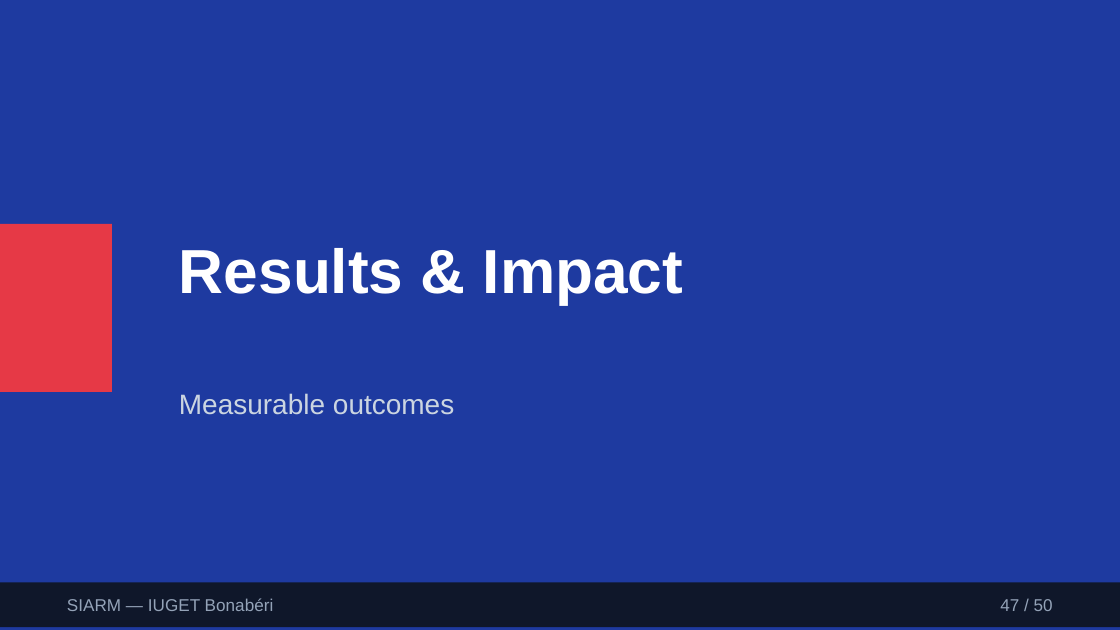
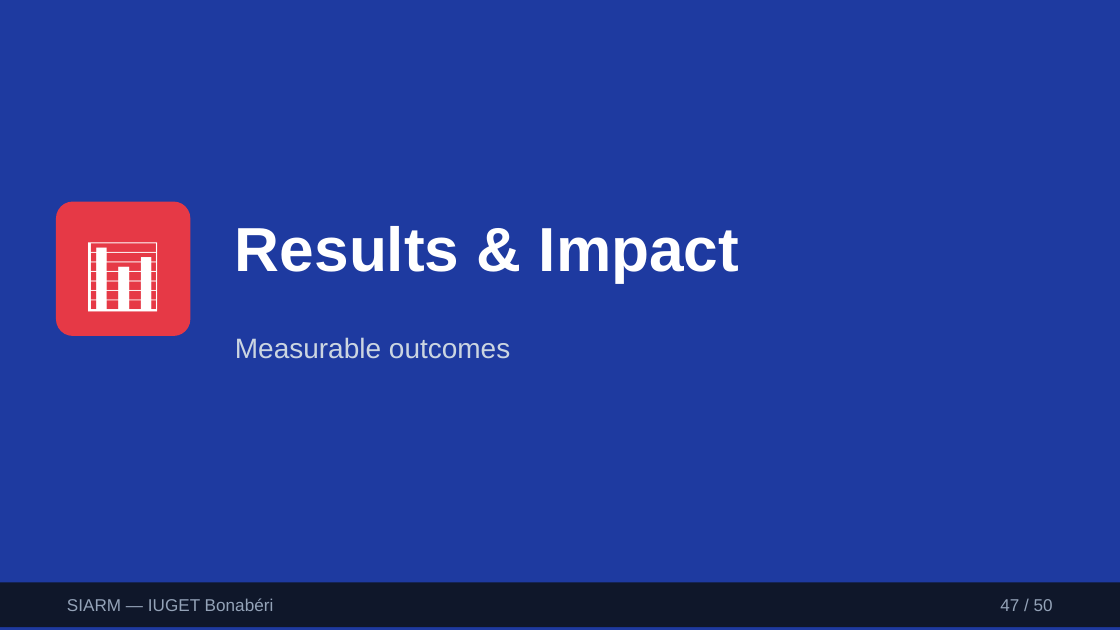
Before and after one commit to leaticiadipocko-wq/schoolproject, a slide deck: slide 47 of deliverables/SIARM-Defense-Presentation.pptx. Drawn at 1120x630 pixels with LibreOffice and Linux fonts; fonts in the diff are those of the drawing. Boxes give left, top, right and bottom in pixels: in the first picture for what was removed or moved away, otherwise in the second. Text is boxed around its words. In the diff, an @@ line names an element or a change of style, - is before the commit and + after.

Commit message:
fix: redesign PowerPoint with visual diagrams and icons instead of text
- Replaced text-heavy bullet points with visual diagrams and icons
- Added before/after comparison slides
- Added flow diagrams for processes (attendance, grades, fees)
- Added phone mockup for mobile learning
- Added browser mockup for landing page
- Added role pyramid visualization
- Added permission matrix grid
- Added timetable grid mockup
- Added chat widget mockup for chatbot
- Used emoji icons throughout for visual appeal

```diff
--- a/deliverables/SIARM-Defense-Presentation.pptx
+++ b/deliverables/SIARM-Defense-Presentation.pptx
@@ text at (56,202,190,336): text added @@
+📊
@@ text "📊": place and size @@
-text "📊" at (0,224,112,392)
+text "📊" at (56,202,190,336)
@@ text "📊" at (56,202,190,336): fill #E63946 to none @@
@@ rounded rectangle added at (56,202,190,336), fill #E63946 @@
@@ text "Results & Impact": place and size @@
-text "Results & Impact" at (179,248,683,304)
+text "Results & Impact" at (235,226,739,282)
@@ text "Measurable outcomes": place and size @@
-text "Measurable outcomes" at (179,393,454,415)
+text "Measurable outcomes" at (235,337,510,359)
```
Also in this commit, not shown: 40 other slides changed, 9 slides added, 9 slides removed, 1 other file.
